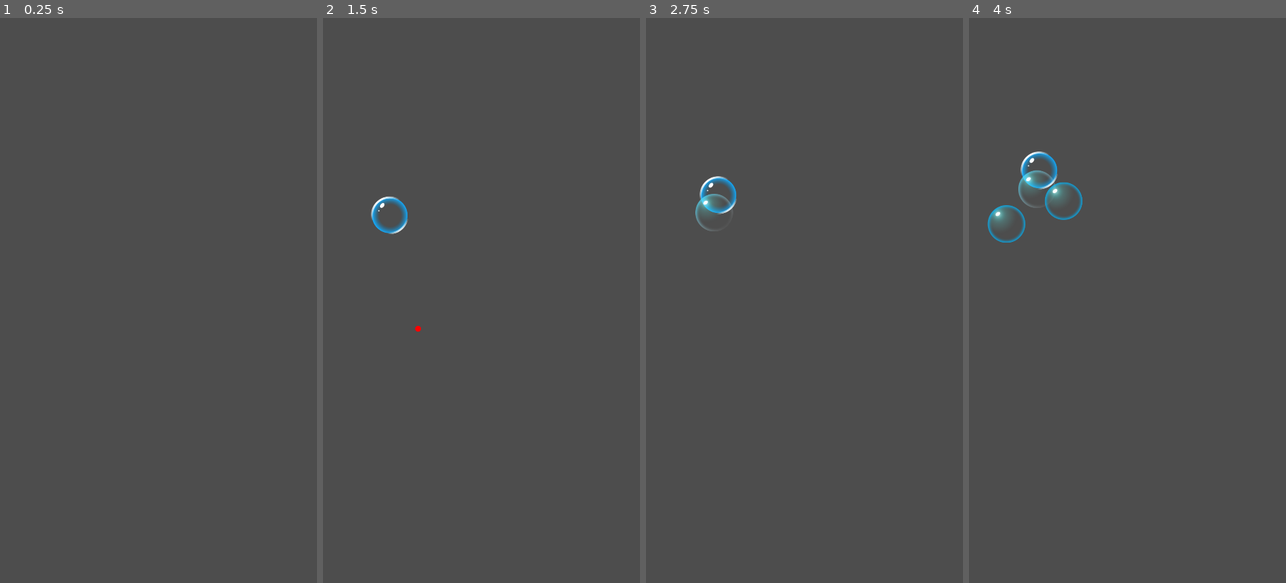
Above: before the commit, frames 1-4 (left to right).
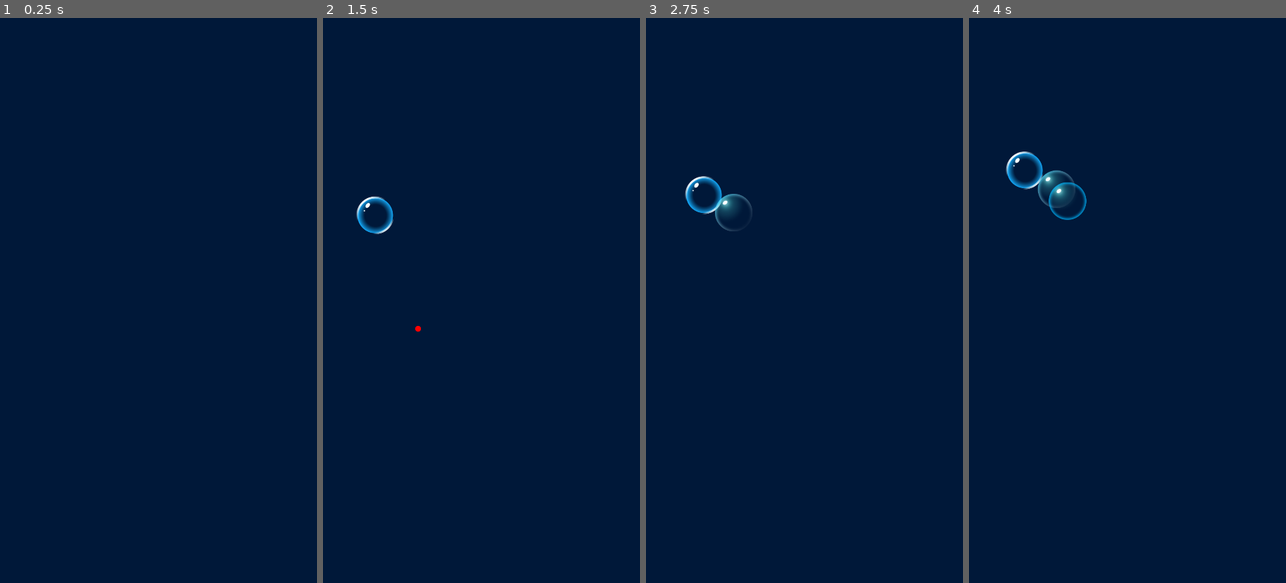
Above: after the commit, the same moments.

Repository: HybridAU/bubble-pop
Game: Godot game, scene res://main.tscn
The game is run twice, just before and just after one commit, with the same random seed, the same clock (stepped at 60 frames per second) and the same inputs. Before the commit the project starts from res://root.tscn.
Inputs (mouse positions are in pixels of both pictures, inside the frame that each line leads up to):
- Up to frame 1 (0.25 s): no input
- Up to frame 2 (1.5 s): tap Enter at 0.5 s; move the mouse to (551, 272) at 0.52 s; click (551, 272) at 0.67 s; move the mouse to (418, 328) at 1.27 s; click (418, 328) at 1.42 s
- Up to frame 3 (2.75 s): move the mouse to (836, 176) at 2.02 s; click (836, 176) at 2.17 s
- Up to frame 4 (4 s): move the mouse to (1111, 413) at 2.77 s; click (1111, 413) at 2.92 s; move the mouse to (1222, 385) at 3.52 s; click (1222, 385) at 3.67 s

The runs differ from the first frame. In frame 1, 100% of the frame differs, in the area x 0-100%, y 0-100%; in frame 2, 100%; in frame 3, 100%; in frame 4, 100%.
Error before the commit: Invalid access to property or key 'size' on a base object of type 'null instance'. (res://scripts/root.gd:7)
Error after the commit: Invalid access to property or key 'position' on a base object of type 'InputEventKey'. (res://scripts/main.gd:16)

Commit message:
Switch Root to Main and fix typo

Diff:
--- /dev/null
+++ b/main.tscn
@@ -0,0 +1,19 @@
+[gd_scene format=3 uid="uid://bugmhdtt5yt32"]
+
+[ext_resource type="Script" uid="uid://btsxrtwf5j0r" path="res://scripts/main.gd" id="1_ig7tw"]
+
+[node name="Main" type="Node" unique_id=804394807]
+script = ExtResource("1_ig7tw")
+
+[node name="ColorRect" type="ColorRect" parent="." unique_id=102970302]
+anchors_preset = 15
+anchor_right = 1.0
+anchor_bottom = 1.0
+grow_horizontal = 2
+grow_vertical = 2
+color = Color(0.0013367112, 0.095184214, 0.2227821, 1)
+
+[node name="BubbleSpawnTimer" type="Timer" parent="." unique_id=68294711]
+autostart = true
+
+[connection signal="timeout" from="BubbleSpawnTimer" to="." method="_on_bubble_spawn_timer_timeout"]
--- a/project.godot
+++ b/project.godot
@@ -11,7 +11,7 @@
 [application]
 
 config/name="bubble-pop"
-run/main_scene="uid://dujc35gm78qk8"
+run/main_scene="uid://bugmhdtt5yt32"
 config/features=PackedStringArray("4.6", "Mobile")
 config/icon="res://icon.svg"
 
--- a/root.tscn
+++ /dev/null
@@ -1,11 +0,0 @@
-[gd_scene format=3 uid="uid://dujc35gm78qk8"]
-
-[ext_resource type="Script" uid="uid://btsxrtwf5j0r" path="res://scripts/root.gd" id="1_pq8q7"]
-
-[node name="Root" type="Node2D" unique_id=1242377538]
-script = ExtResource("1_pq8q7")
-
-[node name="BubbleSpawnTimer" type="Timer" parent="." unique_id=500036341]
-autostart = true
-
-[connection signal="timeout" from="BubbleSpawnTimer" to="." method="_on_bubble_spawn_timer_timeout"]
--- a/scripts/bubble.gd
+++ b/scripts/bubble.gd
@@ -3,7 +3,7 @@
 var droplet = preload("res://droplet.tscn")
 
 var vertical_speed = 60
-var horizonatal_speed = 0
+var horizontal_speed = 0
 
 @onready var timer = $Timer
 
@@ -12,14 +12,14 @@
 
 func _on_timer_timeout():
 	vertical_speed += randi_range(-10, 30)
-	horizonatal_speed = randi_range(-20, 20)
+	horizontal_speed = randi_range(-20, 20)
 	timer.wait_time = randf_range(0.5, 1.5)
 	timer.start()
 
 
 func _physics_process(delta: float) -> void:
 	position.y -= vertical_speed * delta
-	position.x += horizonatal_speed * delta
+	position.x += horizontal_speed * delta
 
 
 func _on_body_entered(body: Node2D) -> void:
--- a/scripts/root.gd
+++ b/scripts/main.gd
@@ -1,12 +1,16 @@
-extends Node2D
+extends Node
 var bubble = preload("res://bubble.tscn")
 
 # Touch point
 var touch_point = preload("res://touch_point.tscn")
 var live_touch_point = touch_point.instantiate()
-var touch_position = Vector2(get_viewport().size.x / 2, get_viewport().size.y / 2)
+var touch_position = Vector2(0,0)
+
 
 @onready var timer = $BubbleSpawnTimer
+
+func _ready() -> void:
+	touch_position = Vector2(get_viewport().size.x / 2, get_viewport().size.y / 2)
 
 func _input(event: InputEvent) -> void:
 	touch_position=event.position
--- a/scripts/trail.gd
+++ b/scripts/trail.gd
@@ -4,6 +4,9 @@
 
 var queue: Array
 @export var MAX_LENGTH: int
+
+func _ready() -> void:
+	queue.clear()
 
 func _input(event: InputEvent) -> void:
 	if event is InputEventMouseButton and event.is_released():
--- a/touch_point.tscn
+++ b/touch_point.tscn
@@ -17,11 +17,11 @@
 [node name="TouchPoint" type="Node2D" unique_id=126556268]
 
 [node name="Sprite2D" type="Sprite2D" parent="." unique_id=208524434]
+z_index = 1
 texture = ExtResource("1_nq6iu")
 
 [node name="Trail" type="Line2D" parent="." unique_id=1374513920]
 top_level = true
-z_index = -1
 width = 20.0
 width_curve = SubResource("Curve_nq6iu")
 gradient = SubResource("Gradient_ee2ur")
Not shown, changed: export_presets.cfg
Renamed: scripts/root.gd.uid -> scripts/main.gd.uid
